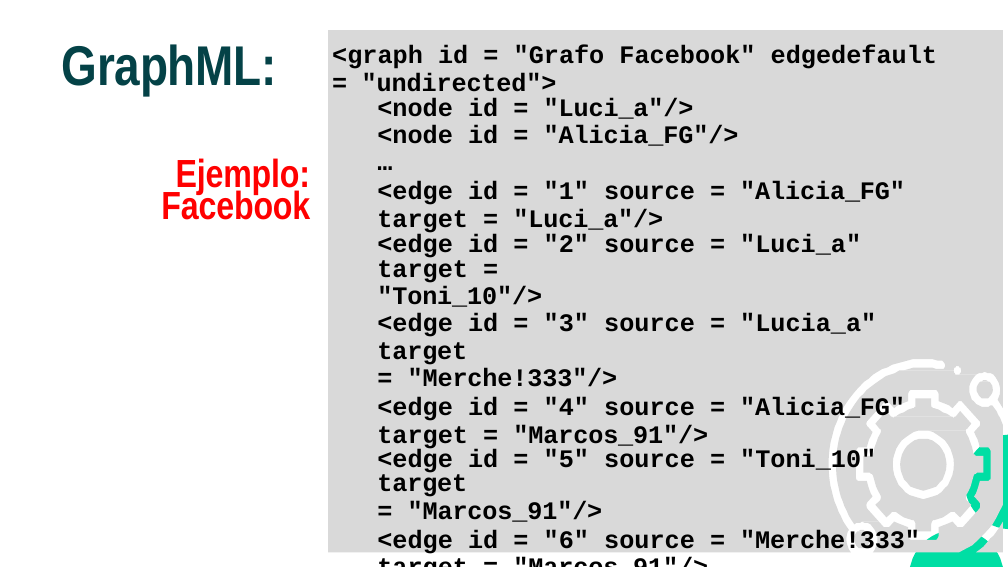
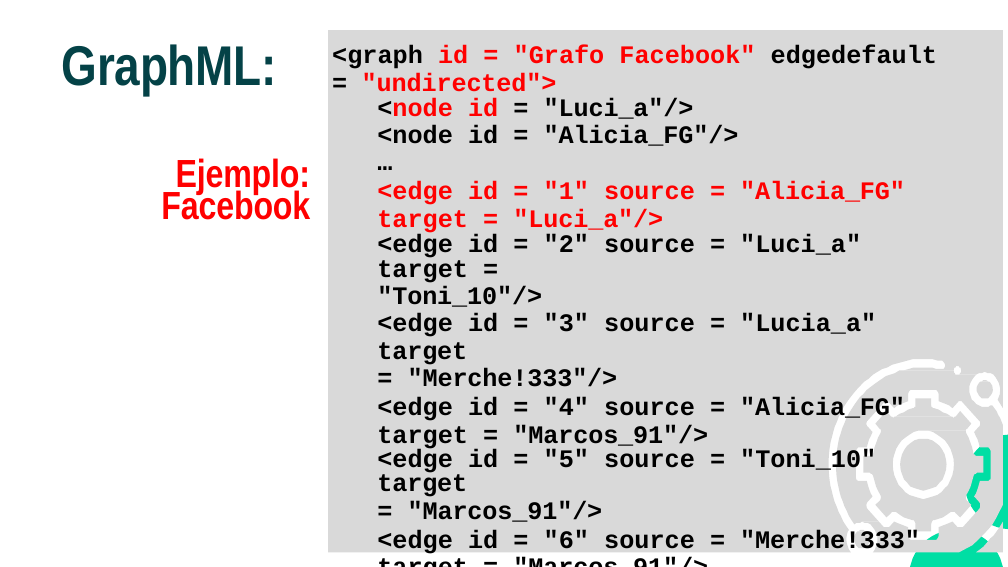
Before and after one commit to CodeWithJuancho/CE_IABD_BIU_SPS, a slide deck: slide 78 of BIU/UT1 - Fundamentos y Preparacion de datos/UT1_1 - Fundamentos y preparacion de datos.pptx (slide 75 before the commit). Drawn at 1008x567 pixels with LibreOffice and Linux fonts; fonts in the diff are those of the drawing. Boxes give left, top, right and bottom in pixels: in the first picture for what was removed or moved away, otherwise in the second. Text is boxed around its words. In the diff, an @@ line names an element or a change of style, - is before the commit and + after.

```diff
--- a/BIU/UT1 - Fundamentos y Preparacion de datos/UT1_1 - Fundamentos y preparacion de datos.pptx
+++ b/BIU/UT1 - Fundamentos y Preparacion de datos/UT1_1 - Fundamentos y preparacion de datos.pptx
@@ text at bbox=[332, 45, 937, 236]: text colour #000000 to #FF0000 in "id = "Grafo Facebook" "undirected">", "<node id", "<edge id = "1" source = "Alicia_FG" ..." @@
```
Also in this commit, not shown: 12 other slides changed, 10 slides added, 12 other files.
